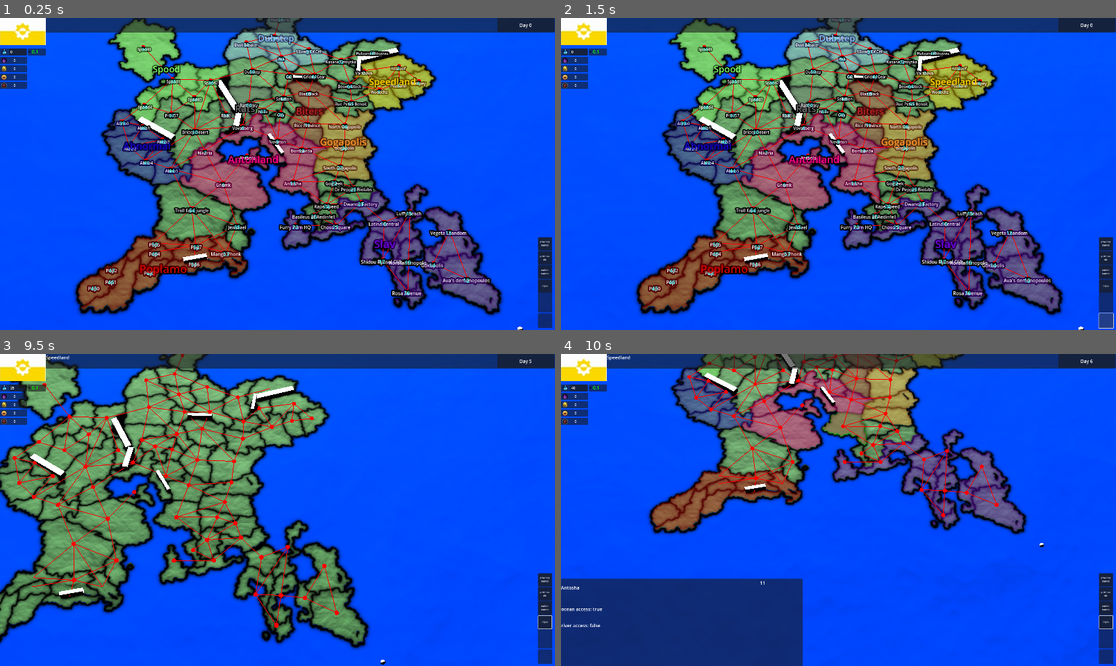
Above: before the commit, frames 1-4 (two rows, left to right).
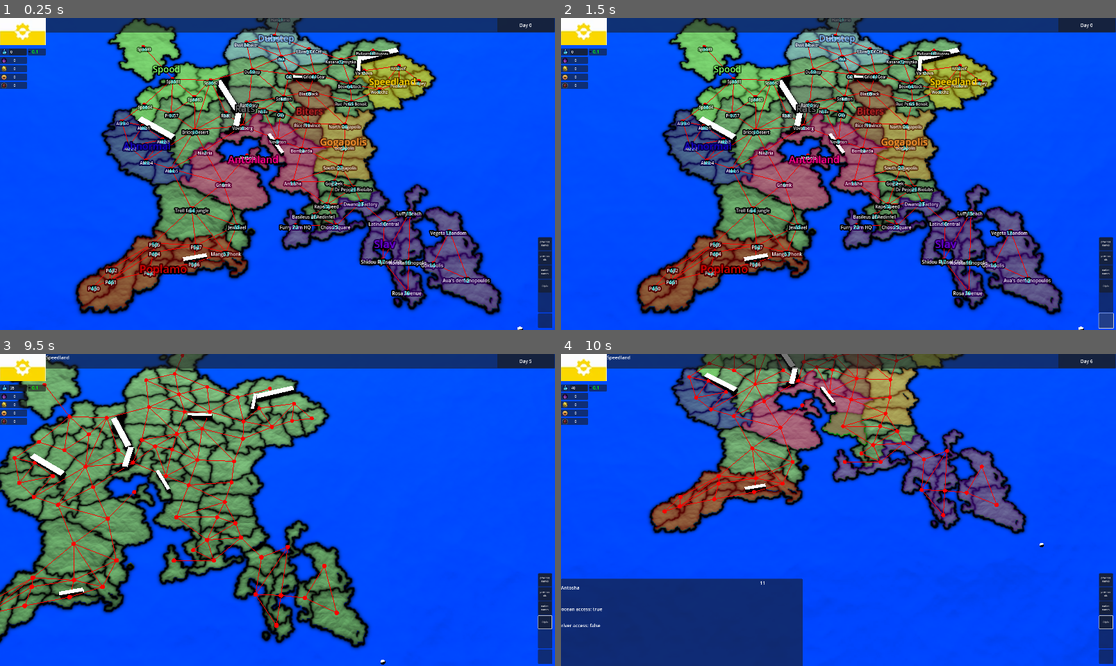
Above: after the commit, the same moments.

Repository: adrutkow/MapGame
Game: Godot game, scene res://node_3d.tscn
Same seed, same stepped clock (60 frames per second), same inputs: the game is played once before the commit and once after it.
Inputs (mouse positions are in pixels of both pictures, inside the frame that each line leads up to):
- Up to frame 1 (0.25 s): no input
- Up to frame 2 (1.5 s): click (583, 30) at 0.5 s; click (1104, 320) at 1.25 s
- Up to frame 3 (9.5 s): click "province names" at 2 s; click "province ids" at 2.75 s; click "nation names" at 3.5 s; click "Diplo" at 4.25 s; tap Enter at 5, 6.5, 8 s; move the mouse to (399, 494) at 5.02 s; hold D (move_right) 5.03-5.78 s; tap Space (Space) at 5.1, 5.75, 7.25, 7.35, 8.75 s; click (399, 494) at 5.17 s; move the mouse to (166, 525) at 5.77 s; hold S (move_backward) 5.78-6.53 s; tap Mouse wheel down (scroll_down) at 5.85, 8.1 s; move the mouse to (333, 441) at 6.52 s; hold D (move_right) 6.53-7.28 s; tap Mouse wheel up (scroll_up) at 6.6, 8.85 s; move the mouse to (249, 572) at 7.27 s; hold W (move_forward) 7.28-8.03 s; click (249, 572) at 7.42 s; move the mouse to (444, 556) at 8.02 s; hold A (move_left) from 8.03 s (still down); move the mouse to (111, 463) at 8.77 s
- Up to frame 4 (10 s): move the mouse to (866, 510) at 9.52 s; release A (move_left) at 9.53 s; hold S (move_backward) from 9.53 s (still down); tap Space (Space) at 9.6 s; click (866, 510) at 9.67 s

The runs differ from the first frame. In frame 1, 0.2% of the frame differs, in the area x 16-68%, y 9-88%; in frame 2, 0.2%; in frame 3, 0.1%; in frame 4, 0.2%.

Commit message:
Added more province adjacencies

Diff:
--- a/Resources/province_data_list.tres
+++ b/Resources/province_data_list.tres
@@ -460,7 +460,7 @@
 heatmap_color = Vector3i(47, 0, 0)
 ocean_access = true
 river_access = false
-adjacencies = Array[int]([])
+adjacencies = Array[int]([47, 46])
 metadata/_custom_type_script = "uid://bbkxm05urcupl"
 
 [sub_resource type="Resource" id="Resource_cyugy"]
@@ -470,7 +470,7 @@
 heatmap_color = Vector3i(78, 0, 0)
 ocean_access = true
 river_access = false
-adjacencies = Array[int]([])
+adjacencies = Array[int]([45, 47, 50, 49, 48])
 metadata/_custom_type_script = "uid://bbkxm05urcupl"
 
 [sub_resource type="Resource" id="Resource_0hxd7"]
@@ -480,7 +480,7 @@
 heatmap_color = Vector3i(62, 0, 0)
 ocean_access = true
 river_access = false
-adjacencies = Array[int]([])
+adjacencies = Array[int]([45, 46, 50])
 metadata/_custom_type_script = "uid://bbkxm05urcupl"
 
 [sub_resource type="Resource" id="Resource_3dekt"]
@@ -490,7 +490,7 @@
 heatmap_color = Vector3i(105, 0, 0)
 ocean_access = true
 river_access = false
-adjacencies = Array[int]([])
+adjacencies = Array[int]([46, 49, 51])
 metadata/_custom_type_script = "uid://bbkxm05urcupl"
 
 [sub_resource type="Resource" id="Resource_m15rk"]
@@ -500,7 +500,7 @@
 heatmap_color = Vector3i(167, 0, 0)
 ocean_access = false
 river_access = false
-adjacencies = Array[int]([])
+adjacencies = Array[int]([50, 52, 48, 46])
 metadata/_custom_type_script = "uid://bbkxm05urcupl"
 
 [sub_resource type="Resource" id="Resource_1r58n"]
@@ -510,7 +510,7 @@
 heatmap_color = Vector3i(194, 0, 0)
 ocean_access = true
 river_access = false
-adjacencies = Array[int]([])
+adjacencies = Array[int]([54, 52, 49, 46, 47])
 metadata/_custom_type_script = "uid://bbkxm05urcupl"
 
 [sub_resource type="Resource" id="Resource_6kjpg"]
@@ -520,7 +520,7 @@
 heatmap_color = Vector3i(132, 0, 0)
 ocean_access = true
 river_access = false
-adjacencies = Array[int]([])
+adjacencies = Array[int]([48, 52, 53])
 metadata/_custom_type_script = "uid://bbkxm05urcupl"
 
 [sub_resource type="Resource" id="Resource_aaobr"]
@@ -540,7 +540,7 @@
 heatmap_color = Vector3i(19, 0, 239)
 ocean_access = true
 river_access = false
-adjacencies = Array[int]([])
+adjacencies = Array[int]([51, 52, 55, 54])
 metadata/_custom_type_script = "uid://bbkxm05urcupl"
 
 [sub_resource type="Resource" id="Resource_4qwdi"]
@@ -640,7 +640,7 @@
 heatmap_color = Vector3i(255, 234, 132)
 ocean_access = true
 river_access = false
-adjacencies = Array[int]([])
+adjacencies = Array[int]([62])
 metadata/_custom_type_script = "uid://bbkxm05urcupl"
 
 [sub_resource type="Resource" id="Resource_gvfxe"]
